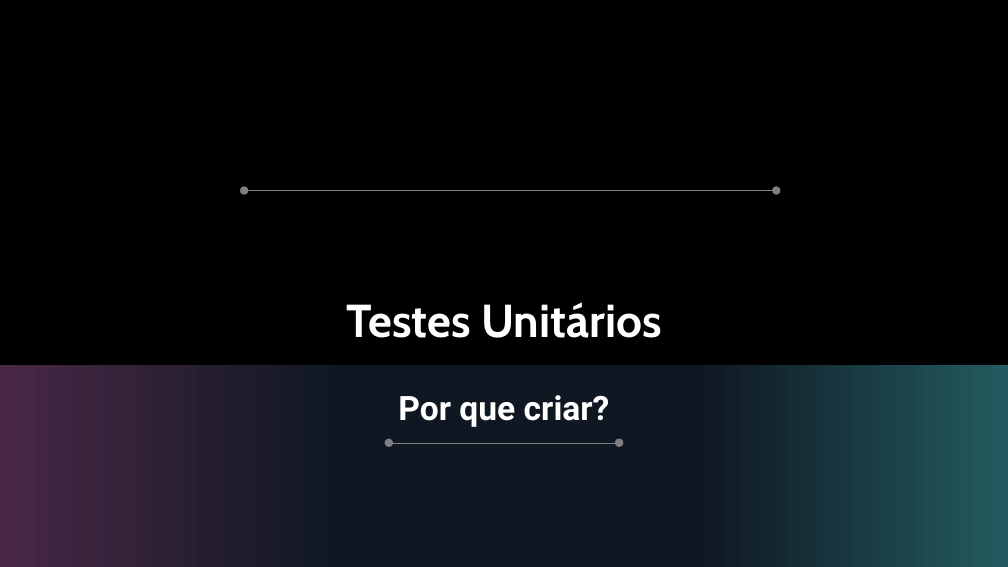
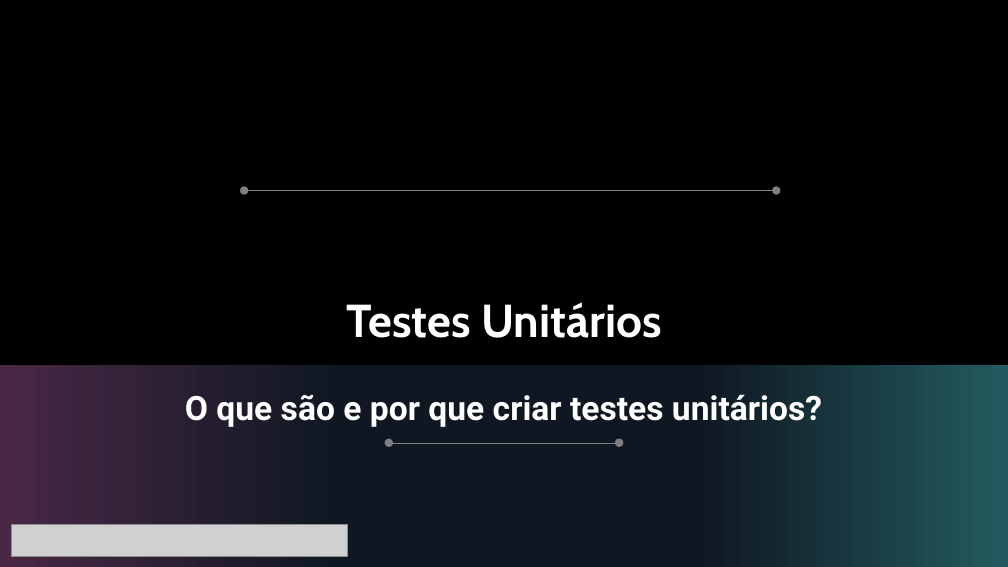
Before and after one commit to gelsongilmar/palestras, a slide deck: slide 1 of Teste Unitário/Porque criar testes unitários.pptx. Drawn at 1008x567 pixels with LibreOffice and Linux fonts; fonts in the diff are those of the drawing; grey boxes stand for pictures; background and template pictures are left out. Boxes give left, top, right and bottom in pixels: in the first picture for what was removed or moved away, otherwise in the second. Text is boxed around its words. In the diff, an @@ line names an element or a change of style, - is before the commit and + after.

Commit message:
Ajuste na apresentação de teste unitário

```diff
--- a/Teste Unitário/Porque criar testes unitários.pptx
+++ b/Teste Unitário/Porque criar testes unitários.pptx
@@ subtitle at [185,394,822,427]: text changed @@
-Por que criar?
+O que são e por que criar testes unitários?
@@ picture added at [11,524,347,556] @@
```
Also in this commit, not shown: 3 other slides changed, 2 slides added.
